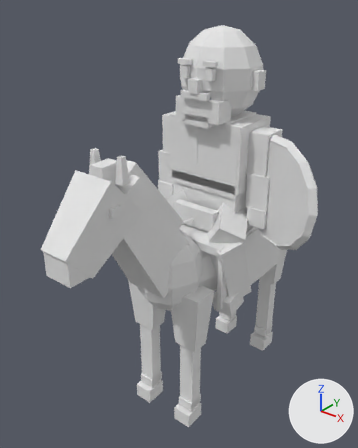
Two versions of the Blender file art_source/blender/units/blend/vikings/cavalry_a1.blend, one commit apart.
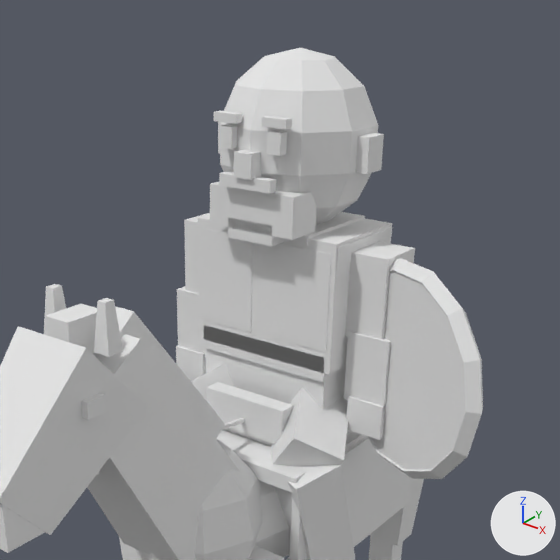
There are two pictures of each version: one whole from a camera (50 mm lens) standing at (1.66, -2.46, 2.63) and looking at (-0.06, -0.31, 1.3), one close up on the part from 19% to 100% of the width and 0% to 65% of the height. Lighting does not change. The marker at lower right points along +X, +Y and +Z. The first two pictures are the older version.

Names of what the first close-up shows: 'Body'.
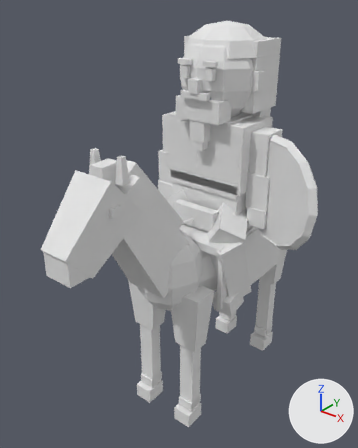
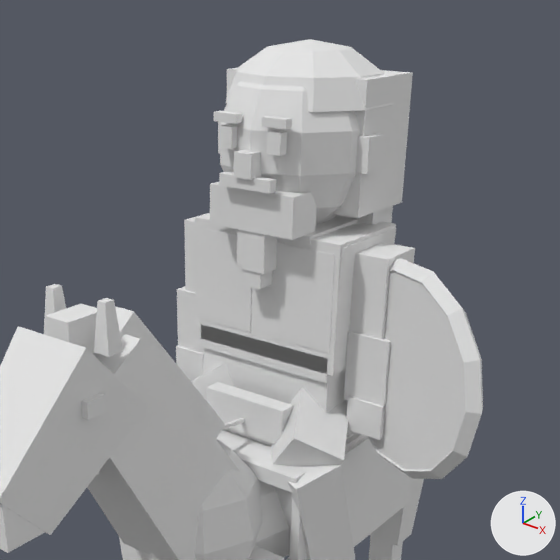
The newer file is also rescaled (x1.04) as a whole; pictures and numbers use the older file's frame.

Where the change shows, as pixel boxes [x1, y1, x2, y2] in the close-ups (560 x 560 px; the box of a moved part takes in the faces that stretch with it):
'Body', reshaped
    before: [0, 48, 483, 560]
    after: [0, 39, 483, 560]
part 1 of me_body, moved or reshaped
    before: [335, 227, 393, 285]
    after: [339, 227, 396, 285]
part 2 of me_body, added
    after: [195, 213, 396, 376]
part 3 of me_body, moved or reshaped (mostly hidden before)
    before: [347, 431, 353, 435]
    after: [203, 348, 353, 436]
part 4 of me_body, added
    after: [219, 216, 358, 247]
part 5 of me_body, added
    after: [201, 324, 346, 383]
part 6 of me_body, added
    after: [237, 229, 277, 274]
part 7 of me_body, added
    after: [242, 269, 272, 289]
part 8 of me_body, added
    after: [227, 68, 413, 218]
part 9 of me_body, added
    after: [336, 206, 393, 225]
part 10 of me_body, added
    after: [226, 39, 394, 112]
part 11 of me_body, moved or reshaped
    before: [271, 244, 482, 479]
    after: [272, 243, 482, 479]
part 12 of me_body, moved or reshaped
    before: [201, 228, 252, 332]
    after: [198, 228, 251, 332]

The change, as a diff of the scene's bpy script:
```diff
--- a/art_source/blender/units/blend/vikings/cavalry_a1.blend.py
+++ b/art_source/blender/units/blend/vikings/cavalry_a1.blend.py
@@ me_body @@
 # used by ob_body; location = (0.0, 0.0, 0.0)
 # verts and faces of me_body; kept vertices keep their numbers, new ones are numbered from 842
 # before: 24 (-0.24, -0.16, 1.59) at pixel (202, 318), 25 (-0.24, -0.16, 1.89) at pixel (201, 228), 26 (-0.24, 0.14, 1.59), 27 (-0.24, 0.14, 1.89)
-me_body.from_pydata(...)  # 842 vertices, 718 faces; spans x -0.45..0.77, y -1.29..0.92, z 0.0..2.42
+me_body.from_pydata(...)  # 897 vertices, 767 faces; spans x -0.45..0.77, y -1.29..0.92, z 0.0..2.44
+# me_body part 1: the loose piece of 8 vertices spanning x -0.26..0.26, y -0.16..0.16, z 1.69..1.91 is scaled about its middle by (1.05, 1, 1)
+# me_body part 2: a new loose piece, a box spanning x -0.27..0.27, y -0.16..0.16, z 1.52..1.92, in mat_pe_unitpalette (its picture is missing)
+# me_body part 3: the loose piece of 8 vertices spanning x -0.25..0.25, y -0.16..0.16, z 1.22..1.26 is scaled about its middle by (1.01, 0.949, 7.5), then moved by (0.0, 0.0, 0.13)
+# me_body part 4: a new loose piece, a box spanning x -0.168..0.168, y -0.165..0.155, z 1.9..1.93, in mat_pe_unitpalette (its picture is missing)
+# me_body part 5: a new loose piece, a box spanning x -0.247..0.247, y -0.16..0.16, z 1.49..1.57, in mat_pe_unitpalette (its picture is missing)
+# me_body part 6: a new loose piece, a box spanning x -0.05..0.05, y -0.225..-0.155, z 1.81..1.97, in mat_pe_unitpalette (its picture is missing)
+# me_body part 7: a new loose piece, a box spanning x -0.035..0.035, y -0.22..-0.16, z 1.76..1.82, in mat_pe_unitpalette (its picture is missing)
+# me_body part 8: a new loose piece, a box spanning x -0.24..0.24, y -0.03..0.23, z 1.97..2.35, in mat_pe_unitpalette (its picture is missing)
+# me_body part 9: a new loose piece, a box spanning x -0.22..0.22, y 0.1..0.22, z 1.79..2.09, in mat_pe_unitpalette (its picture is missing)
+# me_body part 10: a new loose piece of 31 vertices spanning x -0.25..0.25, y -0.2..0.3, z 2.27..2.44, in mat_pe_unitpalette (its picture is missing)
+# me_body part 11
+# 7 faces are deleted
+# 4 vertices in x 0.24, y -0.16..0.14, z 1.59..1.89 move by (0.01, 0.0, 0.0)
+# 7 new faces join them
+# me_body part 12
+for i in [*range(24, 28)]: verts[i] += (-0.01, 0.0, 0.0)
+# other edits to the shape of me_body do not show in these pictures
 me_body.materials.append(mat_pe_unitpalette)
```
